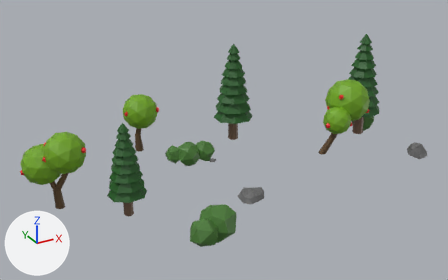
An edit to the Blender file Knight Blast 3D/Assets/Models/Knight_Blast_Fauna.blend, drawn before and after from the same camera.
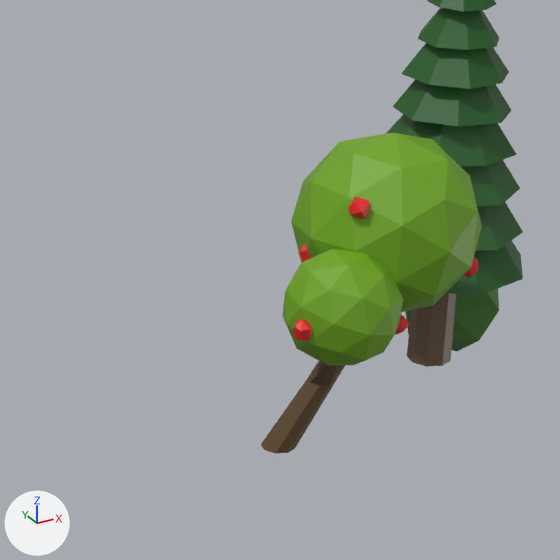
The first picture shows the older version from a 50 mm camera at (-12.25, -20.46, 12.42) aimed at (-0.79, 0.38, 2.0). The close-ups show both versions on the part from 57% to 87% of the width and 17% to 64% of the height of that picture; other places that the commit changed are outside them. Lighting does not change. The marker at lower left points along +X, +Y and +Z.

Names of what the first close-up shows: 'Bush_1', 'Icosphere.006', 'Tall_Tree_1'.
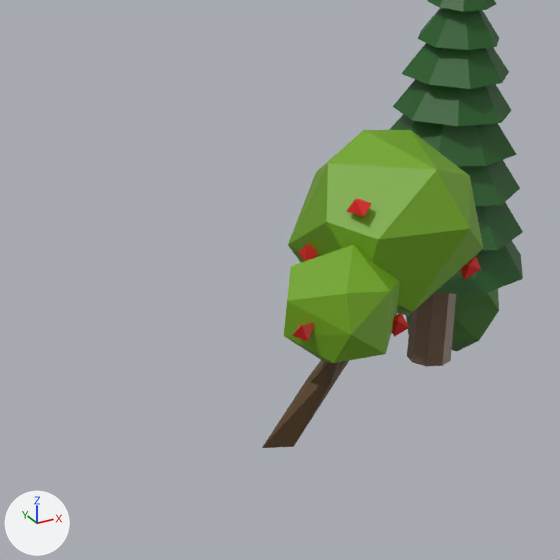
Changed parts and their boxes (x1, y1, x2, y2) in the close-ups (560 x 560 px):
```json
{"object": "Icosphere.006", "change": "modifiers changed", "before": [261, 133, 482, 454], "after": [262, 130, 483, 448]}
```

Scene script edits in JSON lines:
```json
{"block": "ob_icosphere_006", "where": "_m = ob_icosphere_006.modifiers.new('Decimate', 'DECIMATE')"}
{"op": "set", "path": "_m.ratio", "old": "0.5", "new": "0.2"}
```
